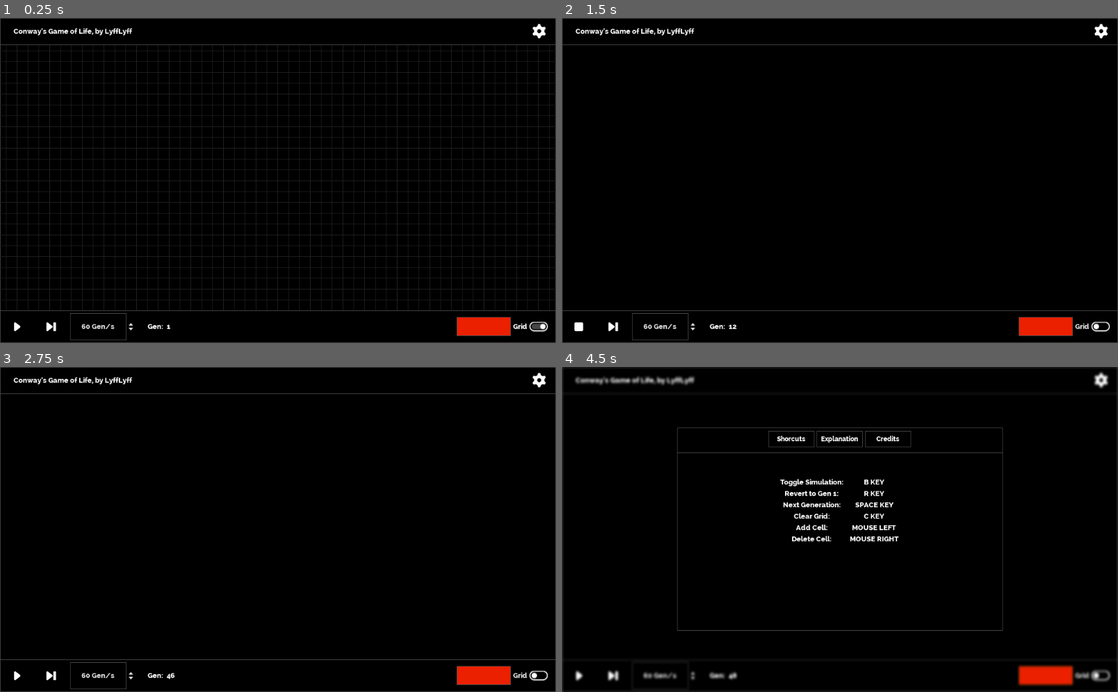
Above: before the commit, frames 1-4 (two rows, left to right).
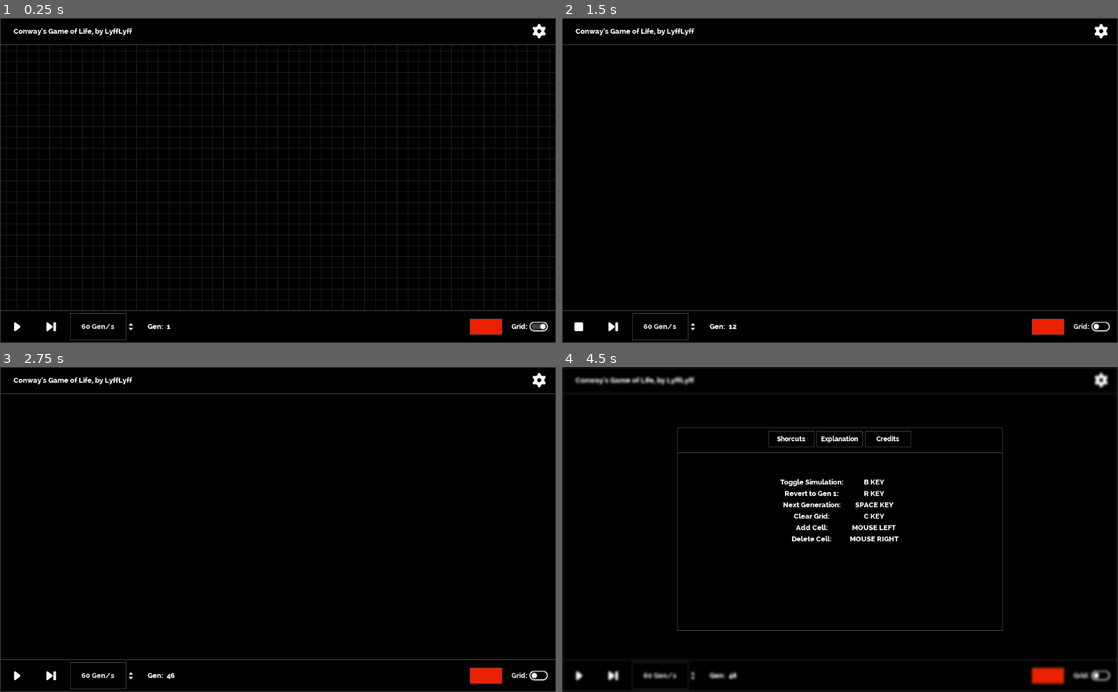
Above: after the commit, the same moments.

Repository: LyffLyff/Conway-s-Game-of-Life
Game: Godot game, scene res://src/scenes/Main.tscn
Same seed, same stepped clock (60 frames per second), same inputs: the game is played once before the commit and once after it.
Inputs (mouse positions are in pixels of both pictures, inside the frame that each line leads up to):
- Up to frame 1 (0.25 s): no input
- Up to frame 2 (1.5 s): click "Grid" (after the commit: "Grid:") at 0.5 s; click (578, 326) at 1.25 s
- Up to frame 3 (2.75 s): click (16, 675) at 2 s
- Up to frame 4 (4.5 s): click (612, 675) at 2.75 s; click (612, 675) at 3.5 s; click (1101, 380) at 4.25 s

The runs differ from the first frame. In frame 1, 0.4% of the frame differs, in the area x 82-95%, y 91-98%; in frame 2, 0.4%; in frame 3, 0.4%; in frame 4, 0.5%, in the area x 82-95%, y 91-99%.

Commit message:
Updated GDScript part

Diff:
--- a/GDScript/src/scenes/Main.gd
+++ b/GDScript/src/scenes/Main.gd
@@ -138,6 +138,7 @@
 
 func AddCell(var pos : Vector2) -> void:
 	#Adds the cell directly and doesn't need to wait for next gen
+	gen = 1
 	if !living_cells.has(pos):
 		living_cells.push_back(pos)
 		wrld.set_cellv(pos,0)
@@ -145,7 +146,7 @@
 
 func DeleteCell(var pos : Vector2) -> void:
 	#Deletes the living cell without waiting for the next generation
-	ResetGen()
+	gen = 1
 	wrld.set_cellv(pos,-1)
 	living_cells.erase(pos)
 
--- a/GDScript/src/scenes/Main.tscn
+++ b/GDScript/src/scenes/Main.tscn
@@ -204,26 +204,28 @@
 
 [node name="Buffer" type="Control" parent="MainUI/MainUI/HBoxContainer/VBoxContainer/PanelContainer/HBoxContainer/HBoxContainer"]
 margin_left = 158.0
-margin_right = 584.0
+margin_right = 608.0
 margin_bottom = 58.0
 size_flags_horizontal = 3
 
 [node name="CellClr" type="ColorPickerButton" parent="MainUI/MainUI/HBoxContainer/VBoxContainer/PanelContainer/HBoxContainer/HBoxContainer"]
-margin_left = 588.0
-margin_top = 11.0
-margin_right = 688.0
-margin_bottom = 46.0
-rect_min_size = Vector2( 100, 35 )
+margin_left = 612.0
+margin_top = 14.0
+margin_right = 672.0
+margin_bottom = 44.0
+rect_min_size = Vector2( 60, 30 )
 focus_mode = 0
 size_flags_vertical = 4
 color = Color( 0.427451, 0.427451, 0.427451, 1 )
 
 [node name="CheckButton" type="CheckButton" parent="MainUI/MainUI/HBoxContainer/VBoxContainer/PanelContainer/HBoxContainer/HBoxContainer"]
-margin_left = 692.0
+margin_left = 676.0
 margin_right = 756.0
 margin_bottom = 58.0
+rect_min_size = Vector2( 80, 0 )
 pressed = true
-text = "Grid"
+text = "Grid:"
+align = 2
 
 [node name="Buffer2" type="Control" parent="MainUI/MainUI/HBoxContainer/VBoxContainer/PanelContainer/HBoxContainer/HBoxContainer"]
 margin_left = 760.0
--- /dev/null
+++ b/GDScript/src/scenes/MenuOptions/Credits.gd
@@ -0,0 +1,5 @@
+extends HBoxContainer
+
+
+func _on_Credits_meta_clicked(meta):
+	var _err = OS.shell_open(meta)
--- a/GDScript/src/scenes/MenuOptions/Credits.tscn
+++ b/GDScript/src/scenes/MenuOptions/Credits.tscn
@@ -1,12 +1,14 @@
-[gd_scene load_steps=2 format=2]
+[gd_scene load_steps=3 format=2]
 
 [ext_resource path="res://src/assets/fonts/SmallText.tres" type="DynamicFont" id=1]
+[ext_resource path="res://src/scenes/MenuOptions/Credits.gd" type="Script" id=2]
 
 [node name="Credits" type="HBoxContainer"]
 anchor_right = 1.0
 anchor_bottom = 1.0
 size_flags_horizontal = 3
 size_flags_vertical = 3
+script = ExtResource( 2 )
 
 [node name="Left" type="Control" parent="."]
 margin_right = 10.0
@@ -63,3 +65,5 @@
 margin_bottom = 600.0
 rect_min_size = Vector2( 10, 0 )
 size_flags_vertical = 3
+
+[connection signal="meta_clicked" from="Credits" to="." method="_on_Credits_meta_clicked"]
